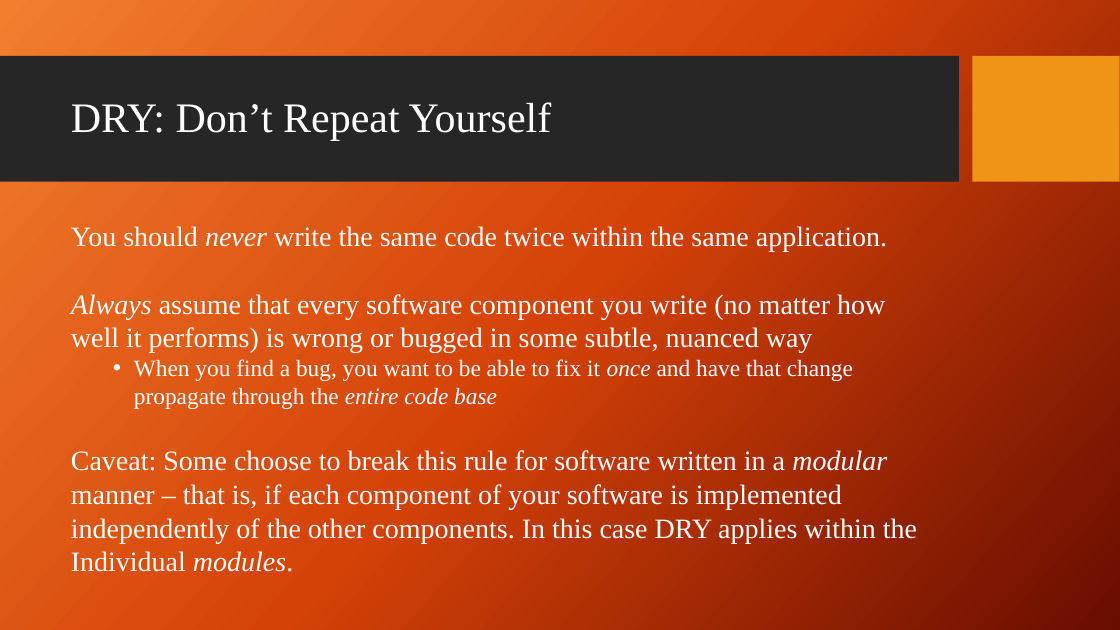
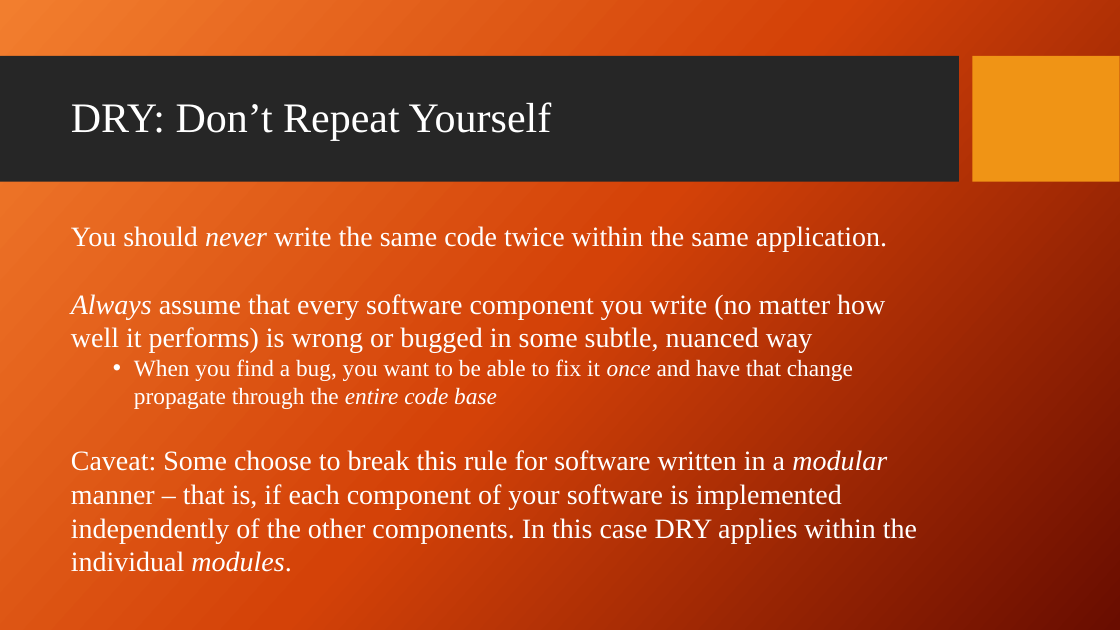
Before and after one commit to giganano/PythonBootcamp, a slide deck: slide 3 of slides/basicSE.pptx. Drawn at 1120x630 pixels with LibreOffice and Linux fonts; fonts in the diff are those of the drawing; background and template pictures are left out. Boxes give left, top, right and bottom in pixels: in the first picture for what was removed or moved away, otherwise in the second. Text is boxed around its words. In the diff, an @@ line names an element or a change of style, - is before the commit and + after.

```diff
--- a/slides/basicSE.pptx
+++ b/slides/basicSE.pptx
@@ text at bbox=[71, 450, 917, 572]: text changed @@
-Caveat: Some choose to break this rule for software written in a modular manner – that is, if each component of your software is implemented independently of the other components. In this case DRY applies within the
-Individual modules.
+Caveat: Some choose to break this rule for software written in a modular manner – that is, if each component of your software is implemented independently of the other components. In this case DRY applies within the individual modules.
```
Also in this commit, not shown: 1 other file.
